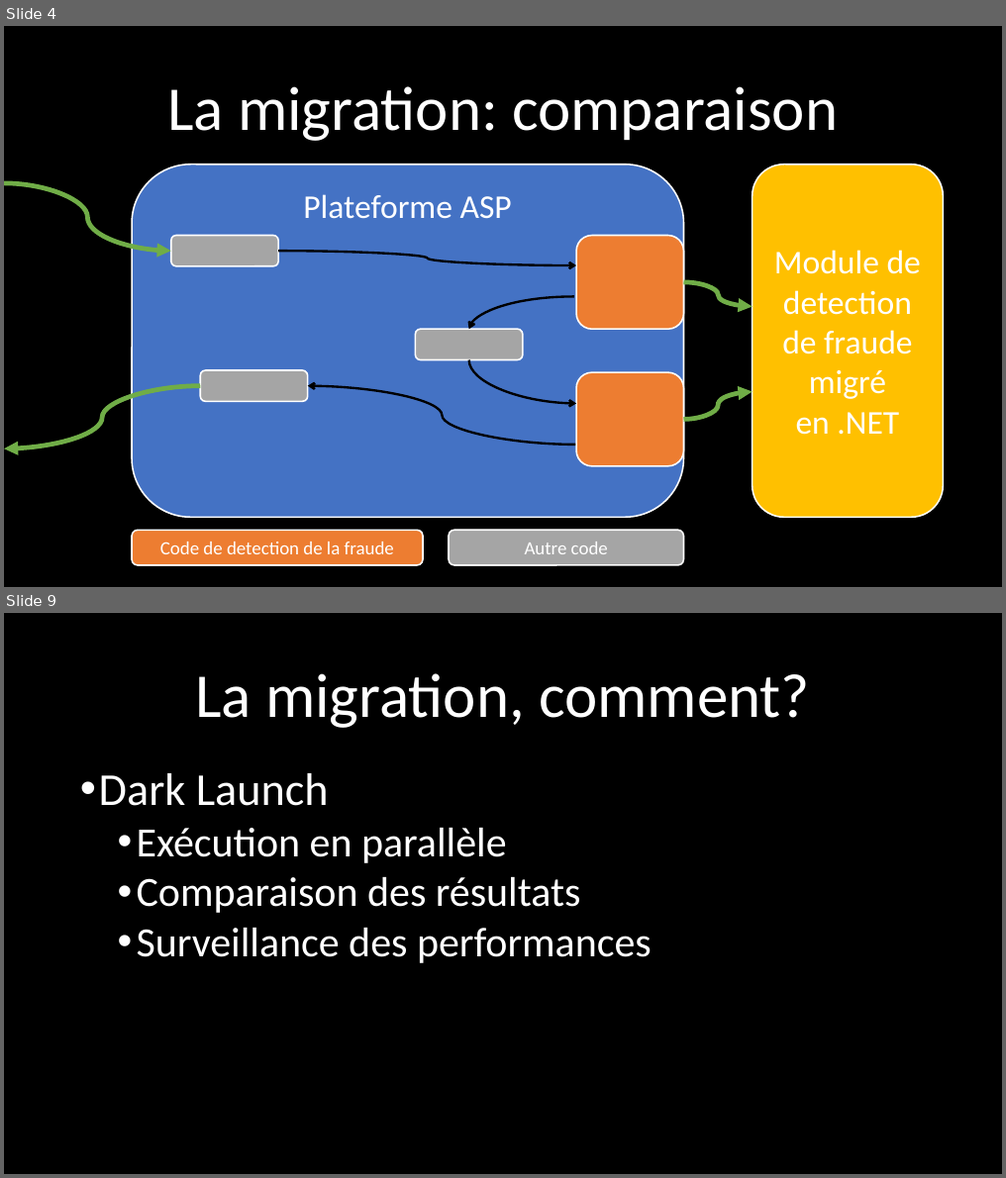
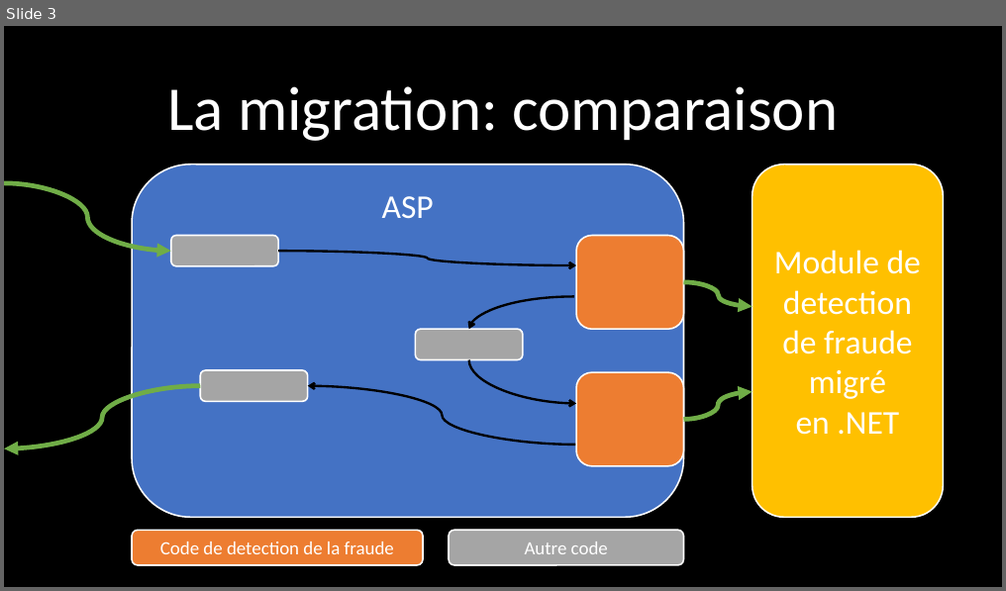
Before and after one commit to Pvlerick/DevDay2018, a slide deck: Slides.pptx. Shown one above the other, each under a label of ours: slides 4 and 9 before the commit, slide 3 after it; the slides between them are not shown. The pictures are 1006x1178 and 1006x591 pixels, drawn with LibreOffice and Linux fonts; fonts in the diff are those of the drawing. Boxes give left, top, right and bottom in pixels: in the first picture for what was removed or moved away, otherwise in the second. Text is boxed around its words. In the diff, an @@ line names an element or a change of style, - is before the commit and + after.

```diff
--- a/Slides.pptx
+++ b/Slides.pptx
@@ slide 9 removed at (4,613,1002,1174), background #000000 @@
@@ title removed at (195,673,810,728) @@
-La migration, comment?
@@ text removed at (99,773,651,963) @@
-• Dark Launch
-  • Exécution en parallèle
-  • Comparaison des résultats
-  • Surveillance des performances
@@ what was slide 4 is now slide 3 @@
@@ slide 3 changed as well @@
@@ text in rounded rectangle at (382,196,434,218): text changed @@
-Plateforme ASP
+ASP
```
Also in this commit, not shown: 3 other slides changed, 3 slides added, 4 other slides removed, 11 other files.
